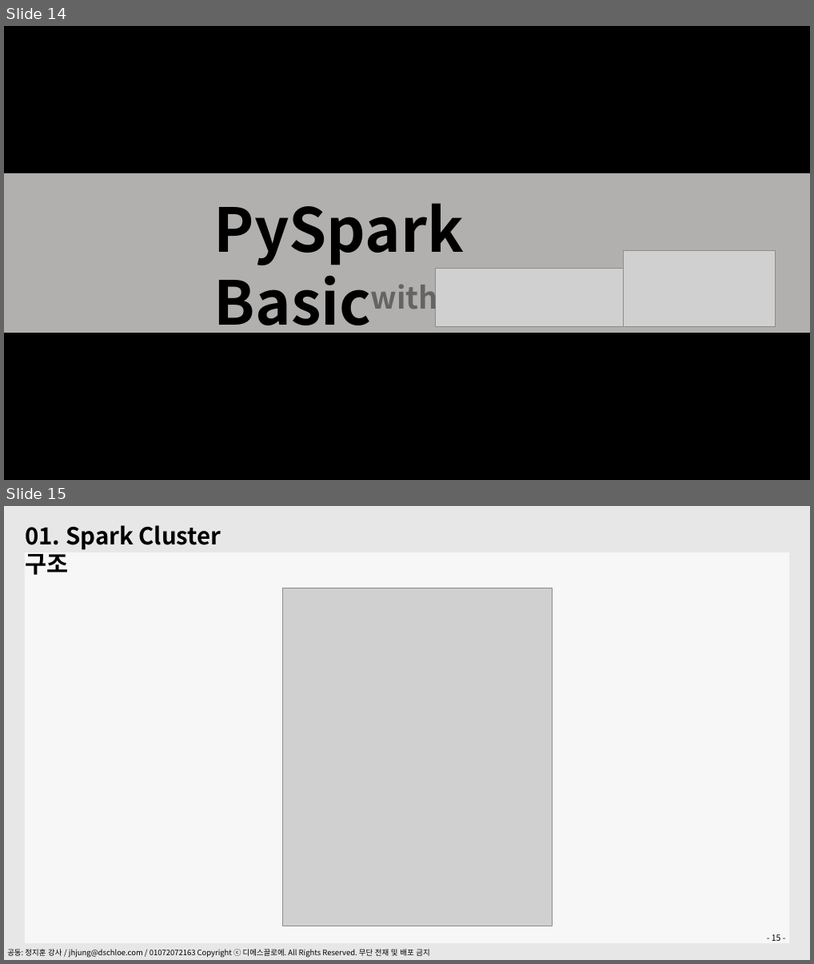
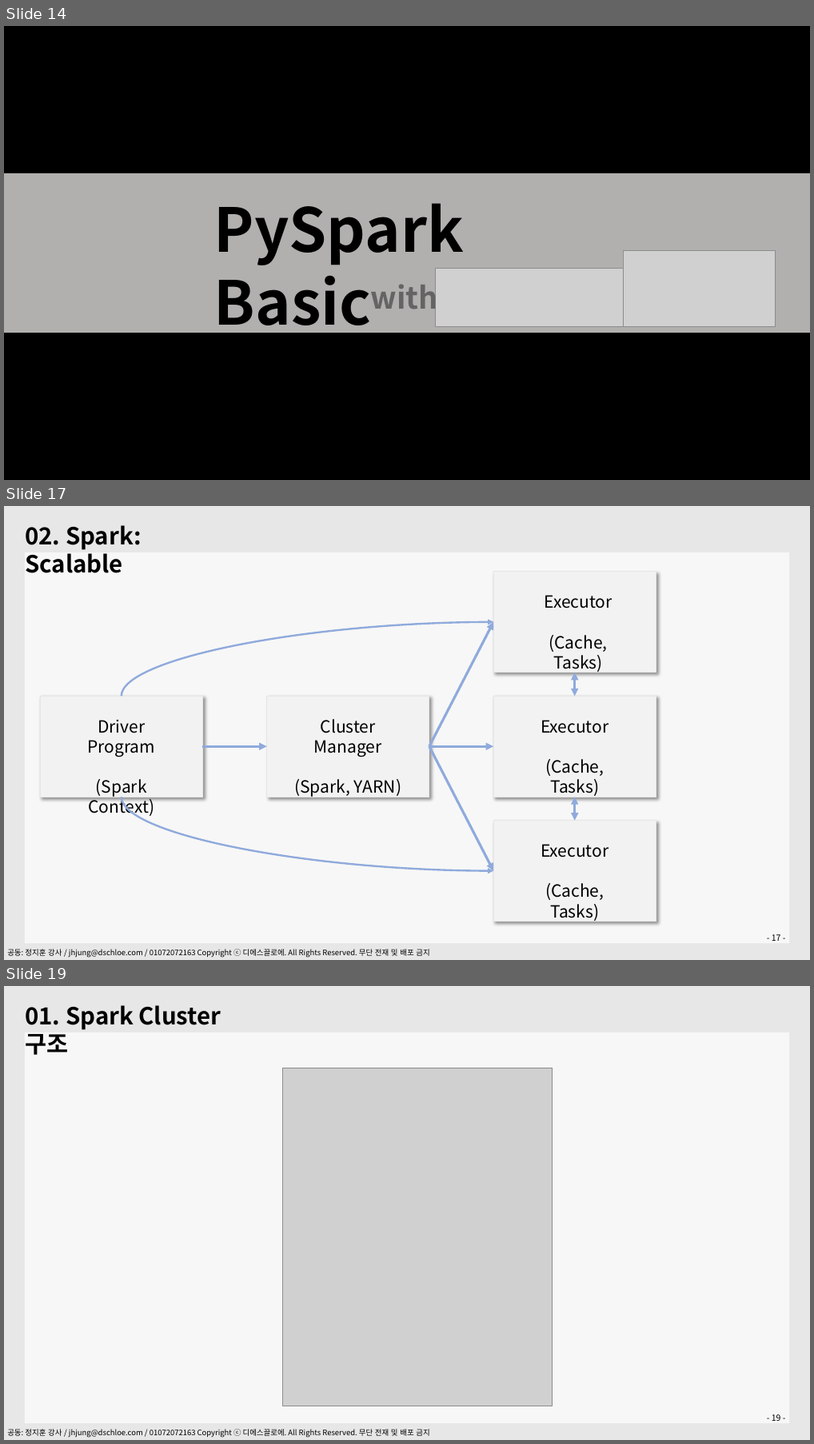
Before and after one commit to dschloe/pyspark_tutorial, a slide deck: PySpark.pptx. Shown one above the other, each under a label of ours: slides 14 and 15 before the commit, slides 14, 17 and 19 after it; the slides between them are not shown. The pictures are 814x964 and 814x1444 pixels, drawn with LibreOffice and Linux fonts; fonts in the diff are those of the drawing; grey boxes stand for pictures. Boxes give left, top, right and bottom in pixels: in the first picture for what was removed or moved away, otherwise in the second. Text is boxed around its words. In the diff, an @@ line names an element or a change of style, - is before the commit and + after.

```diff
--- a/PySpark.pptx
+++ b/PySpark.pptx
@@ slide 17 added at bbox=[4, 506, 810, 960], background #E9E7E7; not listed: 2 template elements that a slide beside it also shows @@
@@ text added at bbox=[25, 525, 141, 573], 28 pt, text #000000, bold @@
+02. Spark: Scalable
@@ rectangle added at bbox=[494, 572, 657, 672], fill #F2F2F2, outline #E7E6E6 1 pt @@
@@ text added at bbox=[544, 595, 612, 672], 20 pt, text #000000 @@
+Executor
+(Cache, Tasks)
@@ curved arrow added from (122, 696) to (494, 622), #8FAADC 2.25 pt @@
@@ arrow added from (430, 746) to (494, 622), #8FAADC 3 pt @@
@@ double arrow added from (575, 672) to (575, 696), #8FAADC 3 pt @@
@@ rectangle added at bbox=[40, 696, 203, 797], fill #F2F2F2, outline #E7E6E6 1 pt @@
@@ rectangle added at bbox=[267, 696, 430, 797], fill #F2F2F2, outline #E7E6E6 1 pt @@
@@ rectangle added at bbox=[494, 696, 657, 797], fill #F2F2F2, outline #E7E6E6 1 pt @@
@@ text added at bbox=[87, 720, 155, 816], 20 pt, text #000000 @@
+Driver Program
+(Spark Context)
@@ text added at bbox=[294, 719, 402, 796], 20 pt, text #000000 @@
+Cluster Manager
+(Spark, YARN)
@@ text added at bbox=[541, 720, 609, 796], 20 pt, text #000000 @@
+Executor
+(Cache, Tasks)
@@ arrow added from (202, 746) to (267, 746), #8FAADC 3 pt @@
@@ arrow added from (430, 746) to (494, 746), #8FAADC 3 pt @@
@@ arrow added from (430, 746) to (494, 871), #8FAADC 3 pt @@
@@ curved arrow added from (122, 797) to (494, 871), #8FAADC 2.25 pt @@
@@ double arrow added from (575, 797) to (575, 820), #8FAADC 3 pt @@
@@ rectangle added at bbox=[494, 820, 657, 921], fill #F2F2F2, outline #E7E6E6 1 pt @@
@@ text added at bbox=[541, 844, 609, 920], 20 pt, text #000000 @@
+Executor
+(Cache, Tasks)
@@ page number added at bbox=[772, 934, 782, 940], 10 pt, text #000000 @@
+- 17 -
@@ what was slide 15 is now slide 19 @@
```
Also in this commit, not shown: 3 other slides added, 1 other file.
